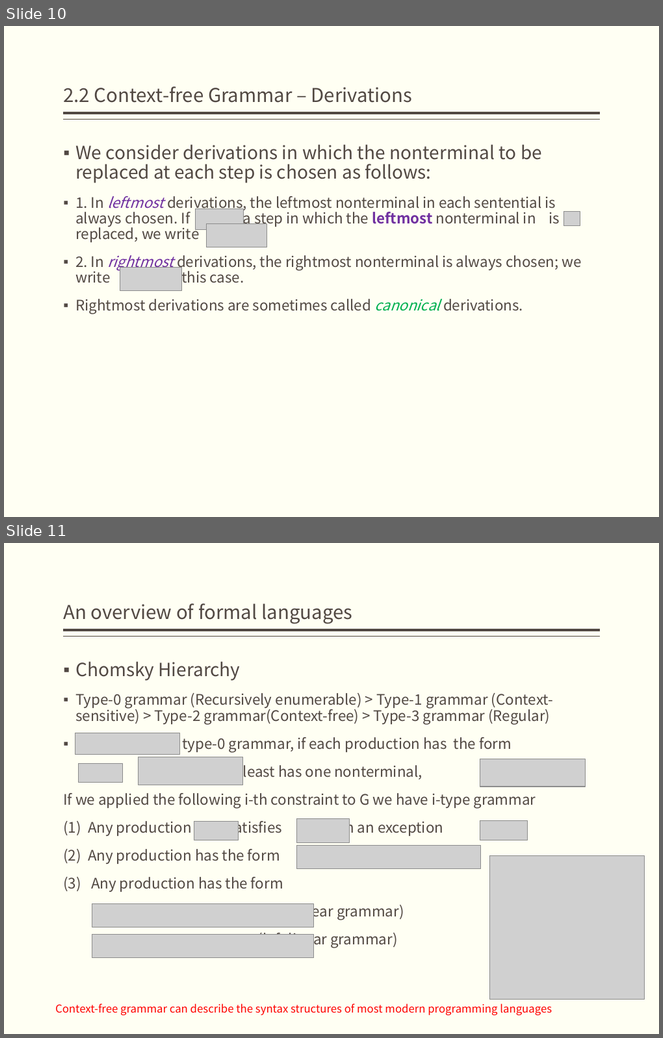
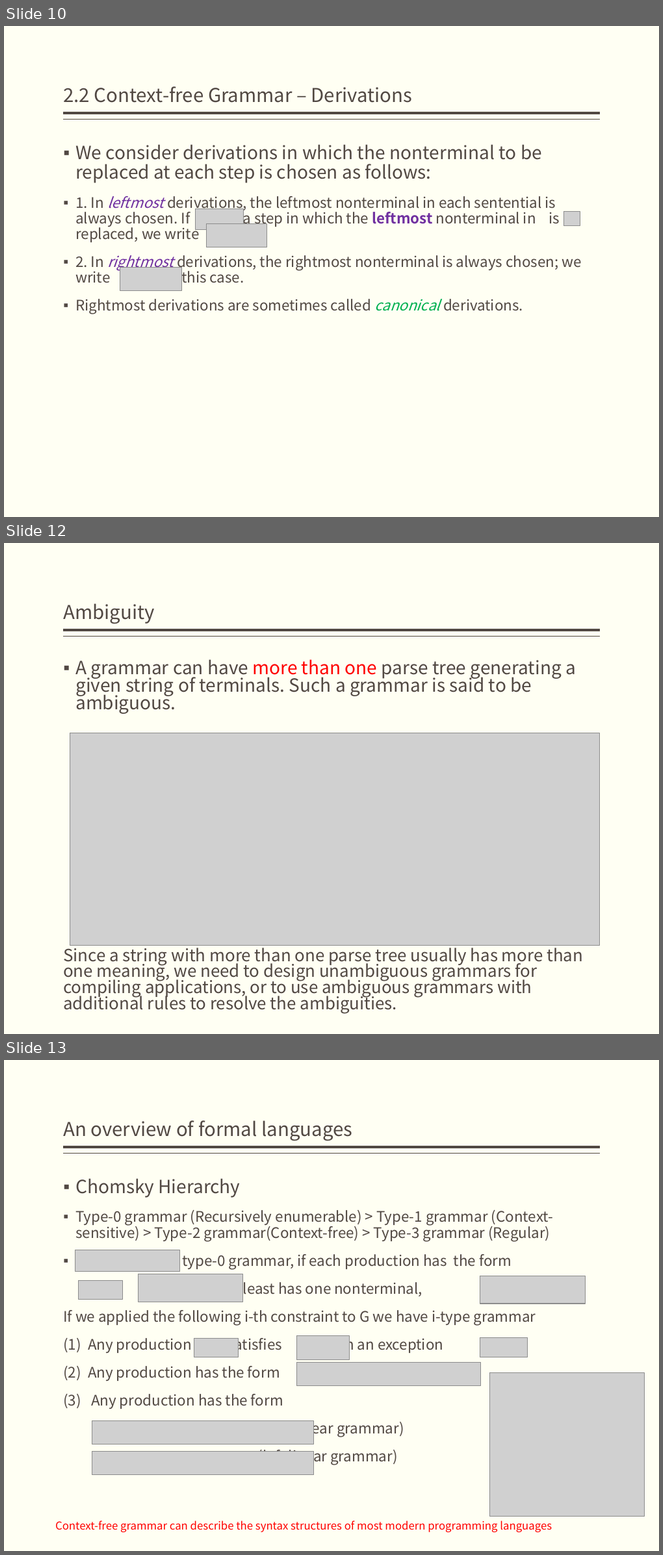
Before and after one commit to bonkboykz/jz81.github.io, a slide deck: course/compiler/LectureNotes/(Spring2017)Lecture2.pptx. Shown one above the other, each under a label of ours: slides 10 and 11 before the commit, slides 10, 12 and 13 after it; the slides between them are not shown. The pictures are 663x1038 and 663x1555 pixels, drawn with LibreOffice and Linux fonts; fonts in the diff are those of the drawing; grey boxes stand for pictures. Boxes give left, top, right and bottom in pixels: in the first picture for what was removed or moved away, otherwise in the second. Text is boxed around its words. In the diff, an @@ line names an element or a change of style, - is before the commit and + after.

```diff
--- a/course/compiler/LectureNotes/(Spring2017)Lecture2.pptx
+++ b/course/compiler/LectureNotes/(Spring2017)Lecture2.pptx
@@ slide 12 added at box(4, 543, 659, 1034), background #FFFFF3; not listed: 2 template elements that a slide beside it also shows @@
@@ title added at box(63, 603, 154, 624), 21 pt, text #514843 @@
+Ambiguity
@@ text added at box(76, 659, 576, 714), 20 pt, text #514843 @@
+▪ A grammar can have more than one parse tree generating a given string of terminals. Such a grammar is said to be ambiguous.
@@ picture added at box(70, 733, 599, 945) @@
@@ text added at box(63, 944, 583, 1014), 18.5 pt, text #514843 @@
+Since a string with more than one parse tree usually has more than one meaning, we need to design unambiguous grammars for compiling applications, or to use ambiguous grammars with additional rules to resolve the ambiguities.
@@ what was slide 11 is now slide 13 @@
```
Also in this commit, not shown: 2 other slides added.
